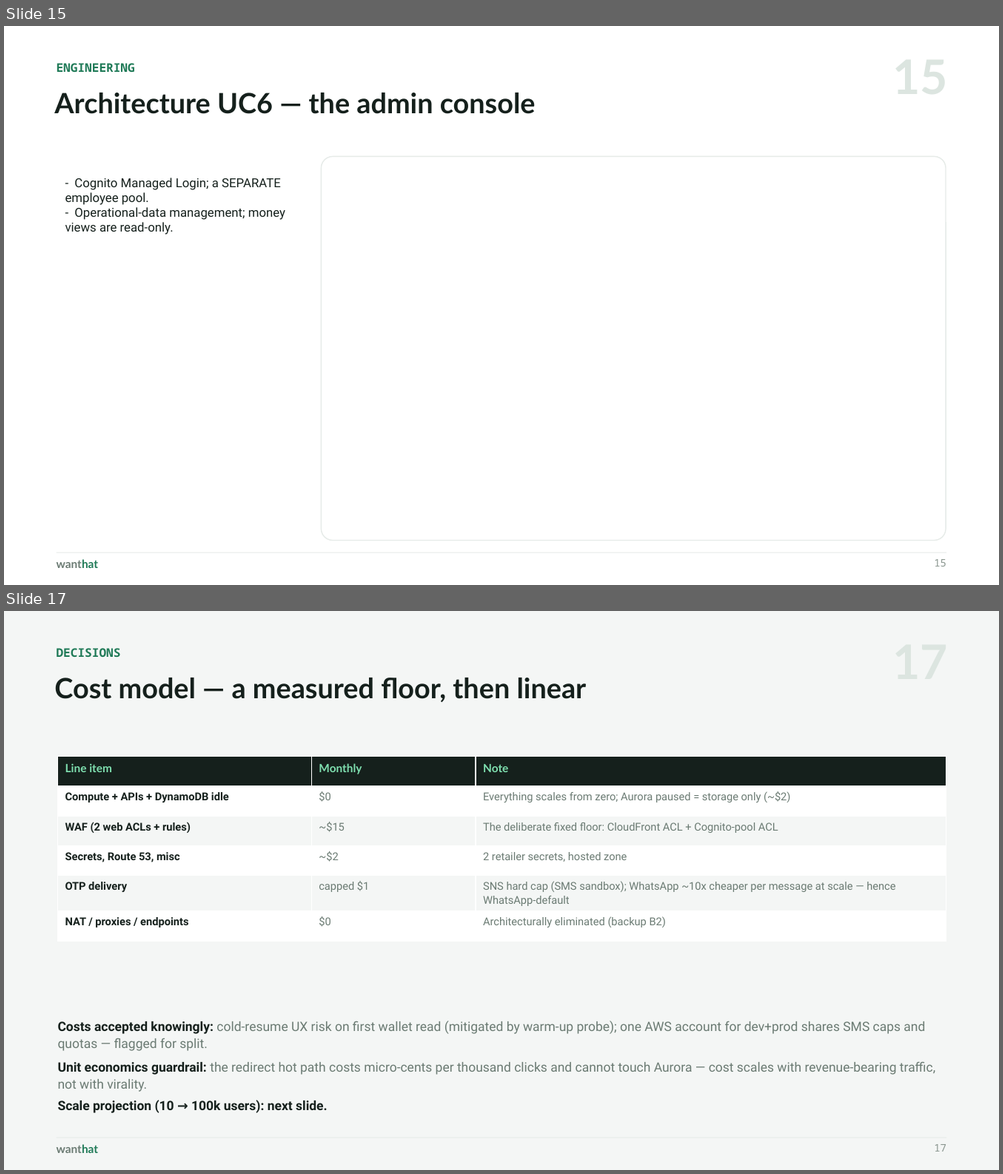
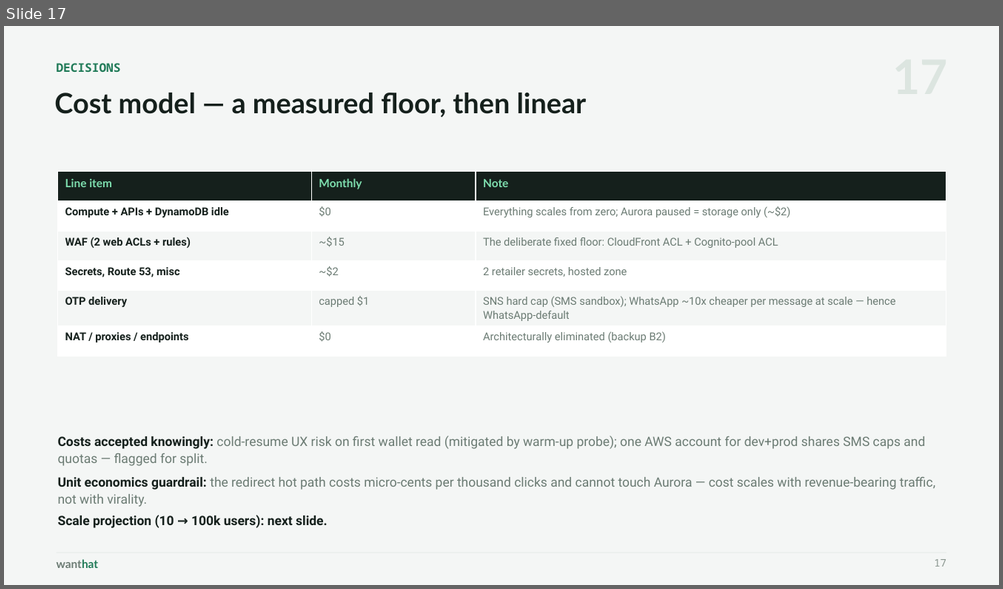
Before and after one commit to wanthat-app/monorepo, a slide deck: slides/wanthat-presentation.pptx. Shown one above the other, each under a label of ours: slides 15 and 17 before the commit, slide 17 after it; the slides between them are not shown. The pictures are 1003x1174 and 1003x589 pixels, drawn with LibreOffice and Linux fonts; fonts in the diff are those of the drawing. Boxes give left, top, right and bottom in pixels: in the first picture for what was removed or moved away, otherwise in the second. Text is boxed around its words. In the diff, an @@ line names an element or a change of style, - is before the commit and + after.

```diff
--- a/slides/wanthat-presentation.pptx
+++ b/slides/wanthat-presentation.pptx
@@ slide 15 removed at <box>4,26,999,585</box>, background #FFFFFF @@
@@ text removed at <box>57,63,135,72</box> @@
-ENGINEERING
@@ text removed at <box>54,93,535,114</box> @@
-Architecture UC6 — the admin console
@@ rounded rectangle removed at <box>321,156,945,541</box> @@
@@ text removed at <box>65,178,285,235</box> @@
-- Cognito Managed Login; a SEPARATE employee pool.
-- Operational-data management; money views are read-only.
@@ rectangle removed at <box>57,553,946,554</box> @@
@@ text removed at <box>57,560,99,568</box> @@
-wanthat
@@ text removed at <box>933,560,946,567</box> @@
-15
```
Also in this commit, not shown: 2 slides changed, 9 slides added, 8 other slides removed, 3 other files.
